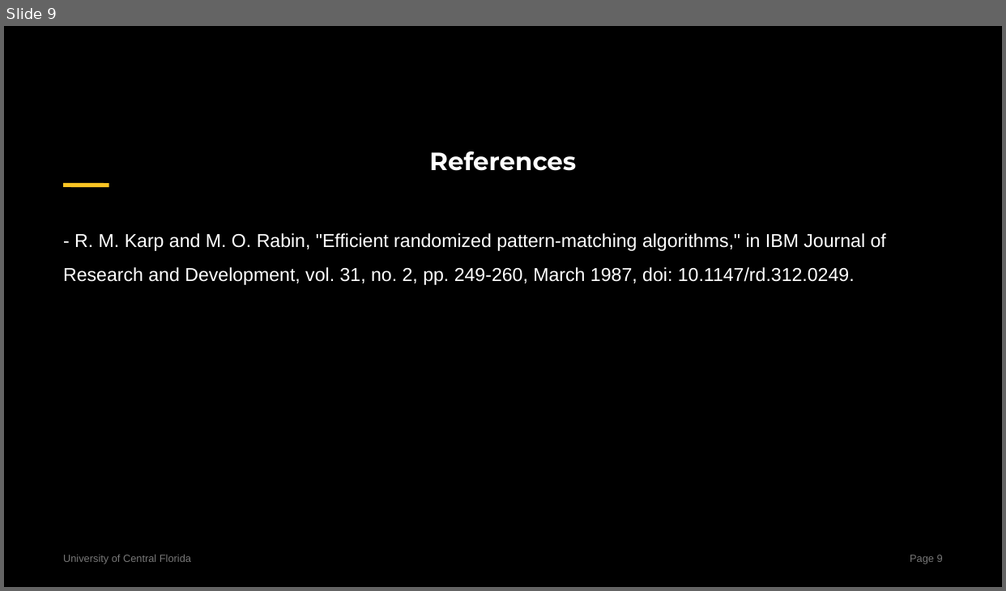
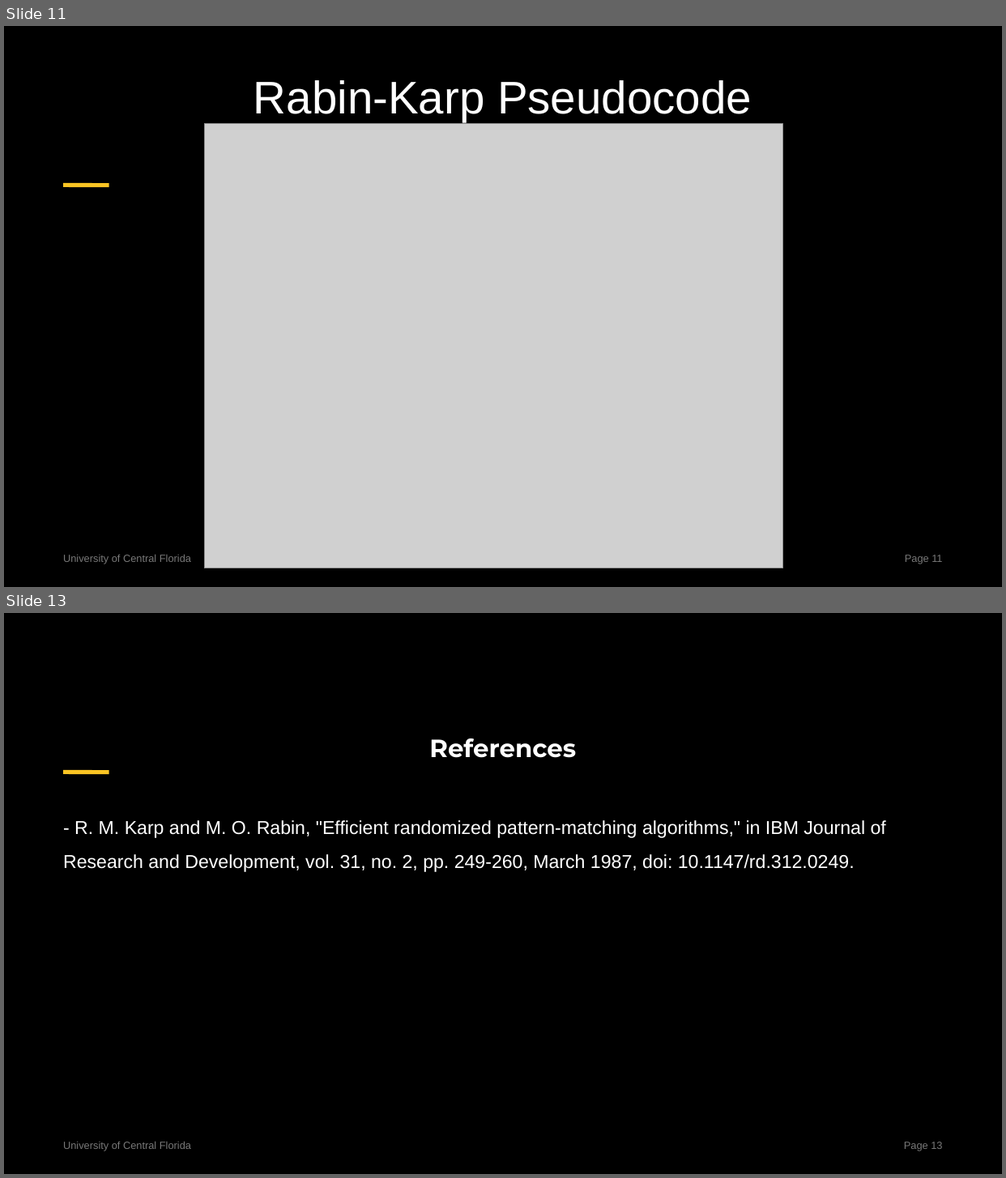
Before and after one commit to centuryhopper/Fall2022CourseContents, a slide deck: CAP6515/paper_presentation_files/rabin-karp-presentation.pptx. Shown one above the other, each under a label of ours: slide 9 before the commit, slides 11 and 13 after it; the slides between them are not shown. The pictures are 1006x591 and 1006x1178 pixels, drawn with LibreOffice and Linux fonts; fonts in the diff are those of the drawing; grey boxes stand for pictures. Boxes give left, top, right and bottom in pixels: in the first picture for what was removed or moved away, otherwise in the second. Text is boxed around its words. In the diff, an @@ line names an element or a change of style, - is before the commit and + after.

```diff
--- a/CAP6515/paper_presentation_files/rabin-karp-presentation.pptx
+++ b/CAP6515/paper_presentation_files/rabin-karp-presentation.pptx
@@ slide 11 added at box(4, 26, 1002, 587), background #000000; not listed: 3 template elements that a slide beside it also shows @@
@@ title added at box(253, 80, 752, 122), 44 pt, text #FFFFFF @@
+Rabin-Karp Pseudocode
@@ picture added at box(205, 123, 782, 569) @@
@@ what was slide 9 is now slide 13 @@
@@ page number at box(904, 1142, 942, 1152): text changed @@
-Page 9
+Page 13
```
Also in this commit, not shown: 4 slides changed, 5 other slides added, 2 slides removed.
